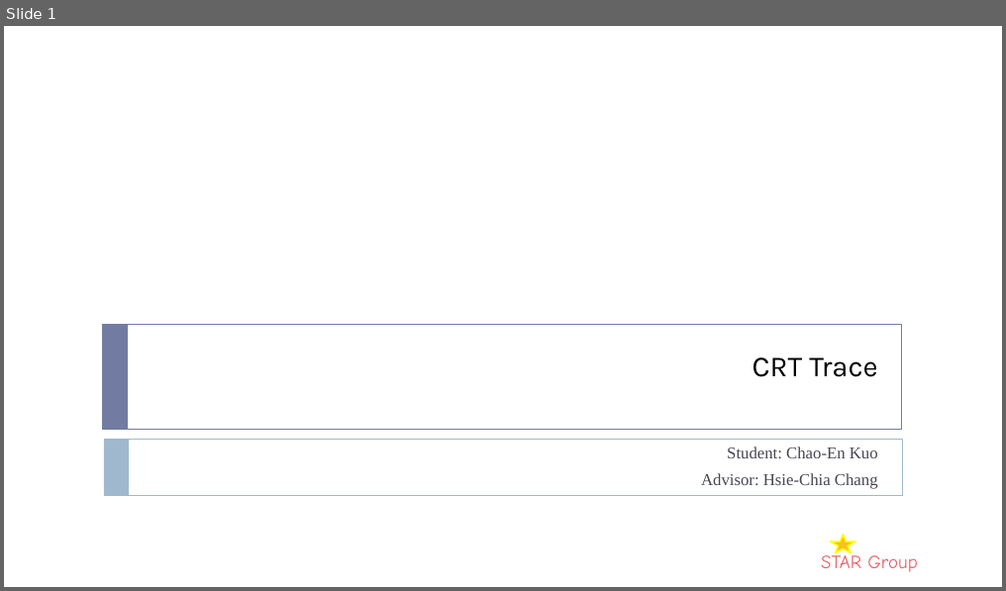
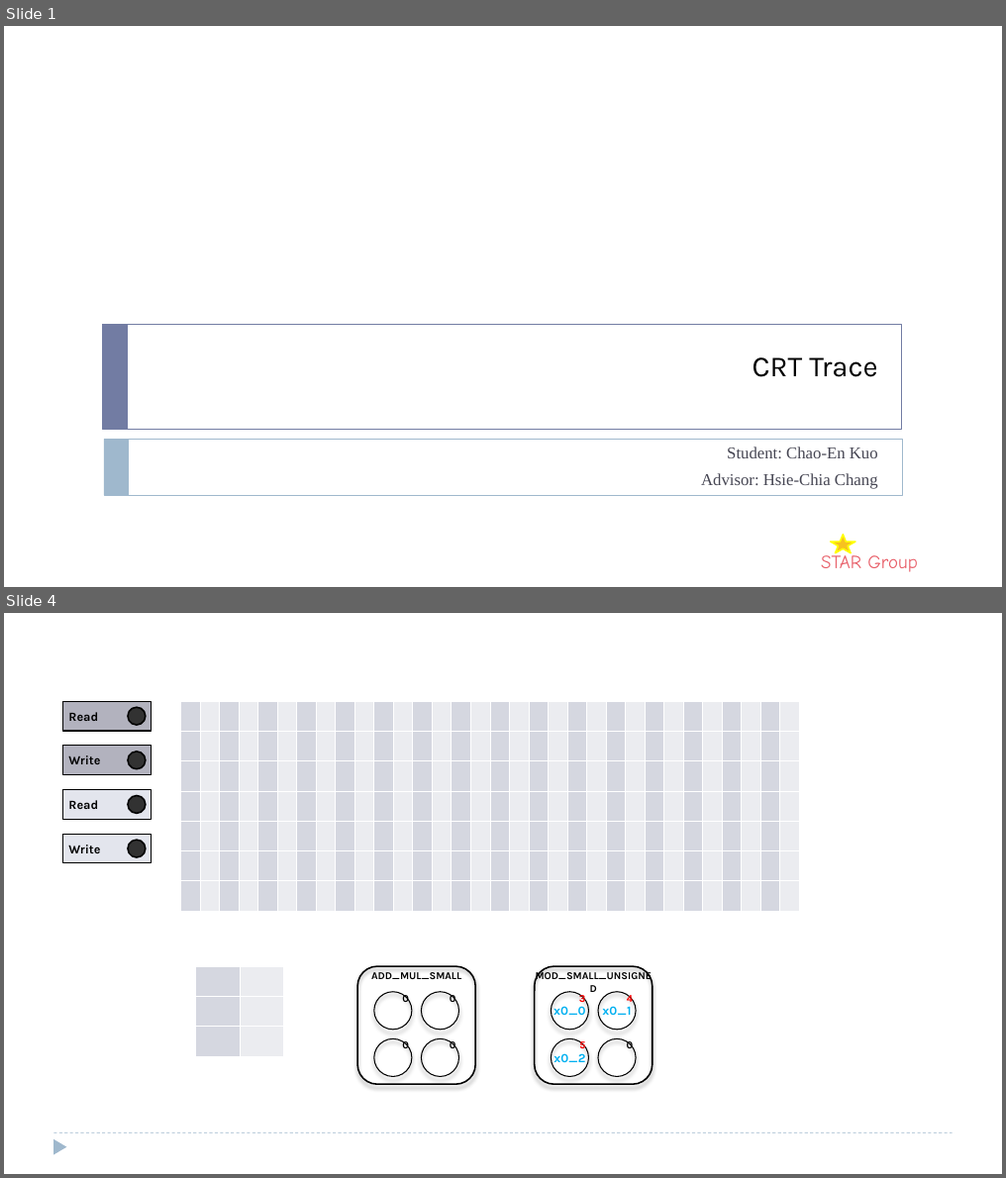
Before and after one commit to ShinjuGoenji/ppt-trace-generator, a slide deck: generated_trace.pptx. Shown one above the other, each under a label of ours: slide 1 before the commit, slides 1 and 4 after it; the slides between them are not shown. The pictures are 1006x591 and 1006x1178 pixels, drawn with LibreOffice and Linux fonts; fonts in the diff are those of the drawing; background and template pictures are left out. Boxes give left, top, right and bottom in pixels: in the first picture for what was removed or moved away, otherwise in the second. Text is boxed around its words. In the diff, an @@ line names an element or a change of style, - is before the commit and + after.

```diff
--- a/generated_trace.pptx
+++ b/generated_trace.pptx
@@ slide 4 added at <box>4,613,1002,1174</box>, background #FFFFFF @@
@@ rectangle added at <box>63,701,152,731</box>, fill #B2B2BE, outline #000000 1 pt @@
@@ table added at <box>180,701,804,911</box>, 7 rows, 32 columns @@
+ |  |  |  |  |  |  |  |  |  |  |  |  |  |  |  |  |  |  |  |  |  |  |  |  |  |  |  |  |  |  | 
+ |  |  |  |  |  |  |  |  |  |  |  |  |  |  |  |  |  |  |  |  |  |  |  |  |  |  |  |  |  |  | 
+ |  |  |  |  |  |  |  |  |  |  |  |  |  |  |  |  |  |  |  |  |  |  |  |  |  |  |  |  |  |  | 
+ |  |  |  |  |  |  |  |  |  |  |  |  |  |  |  |  |  |  |  |  |  |  |  |  |  |  |  |  |  |  | 
+ |  |  |  |  |  |  |  |  |  |  |  |  |  |  |  |  |  |  |  |  |  |  |  |  |  |  |  |  |  |  | 
+ |  |  |  |  |  |  |  |  |  |  |  |  |  |  |  |  |  |  |  |  |  |  |  |  |  |  |  |  |  |  | 
+ |  |  |  |  |  |  |  |  |  |  |  |  |  |  |  |  |  |  |  |  |  |  |  |  |  |  |  |  |  |  | 
@@ text added at <box>68,712,98,721</box>, 12 pt, text #000000, bold @@
+Read
@@ ellipse added at <box>128,707,146,725</box>, fill #323232, outline #000000 1.5 pt @@
@@ rectangle added at <box>63,746,152,774</box>, fill #B2B2BE, outline #000000 1 pt @@
@@ text added at <box>68,756,100,764</box>, 12 pt, text #000000, bold @@
+Write
@@ ellipse added at <box>128,752,146,769</box>, fill #323232, outline #000000 1.5 pt @@
@@ rectangle added at <box>63,789,152,819</box>, fill #E3E5ED, outline #000000 1 pt @@
@@ text added at <box>68,800,98,809</box>, 12 pt, text #000000, bold @@
+Read
@@ ellipse added at <box>128,796,146,814</box>, fill #323232, outline #000000 1.5 pt @@
@@ rectangle added at <box>63,834,152,863</box>, fill #E3E5ED, outline #000000 1 pt @@
@@ text added at <box>68,845,100,854</box>, 12 pt, text #000000, bold @@
+Write
@@ ellipse added at <box>128,840,146,858</box>, fill #323232, outline #000000 1.5 pt @@
@@ table added at <box>196,966,284,1057</box>, 3 rows, 2 columns @@
+ | 
+ | 
+ | 
@@ text added at <box>553,1006,586,1015</box>, 12 pt, text #00B0F0, bold @@
+x0_0
@@ text added at <box>602,1006,631,1015</box>, 12 pt, text #00B0F0, bold @@
+x0_1
@@ group added at <box>357,966,475,1084</box>: 4 ellipses, 1 rounded rectangle, 1 text @@
+ADD_MUL_SMALL
@@ group added at <box>402,994,456,1050</box>: 4 texts @@
+0
+0
+0
+0
@@ text added at <box>553,1054,585,1062</box>, 12 pt, text #00B0F0, bold @@
+x0_2
@@ group added at <box>535,966,652,1084</box>: 4 ellipses, 1 rounded rectangle, 1 text @@
+MOD_SMALL_UNSIGNED
@@ group added at <box>579,994,634,1051</box>: 4 texts @@
+3
+4
+5
+0
@@ triangle added at <box>54,1140,67,1156</box>, fill #9FB8CD @@
@@ line added from (54, 1134) to (952, 1134), #9FB8CD 0.75 pt dashed @@
```
Also in this commit, not shown: 45 other slides added, 10 slides removed, 5 other files.
